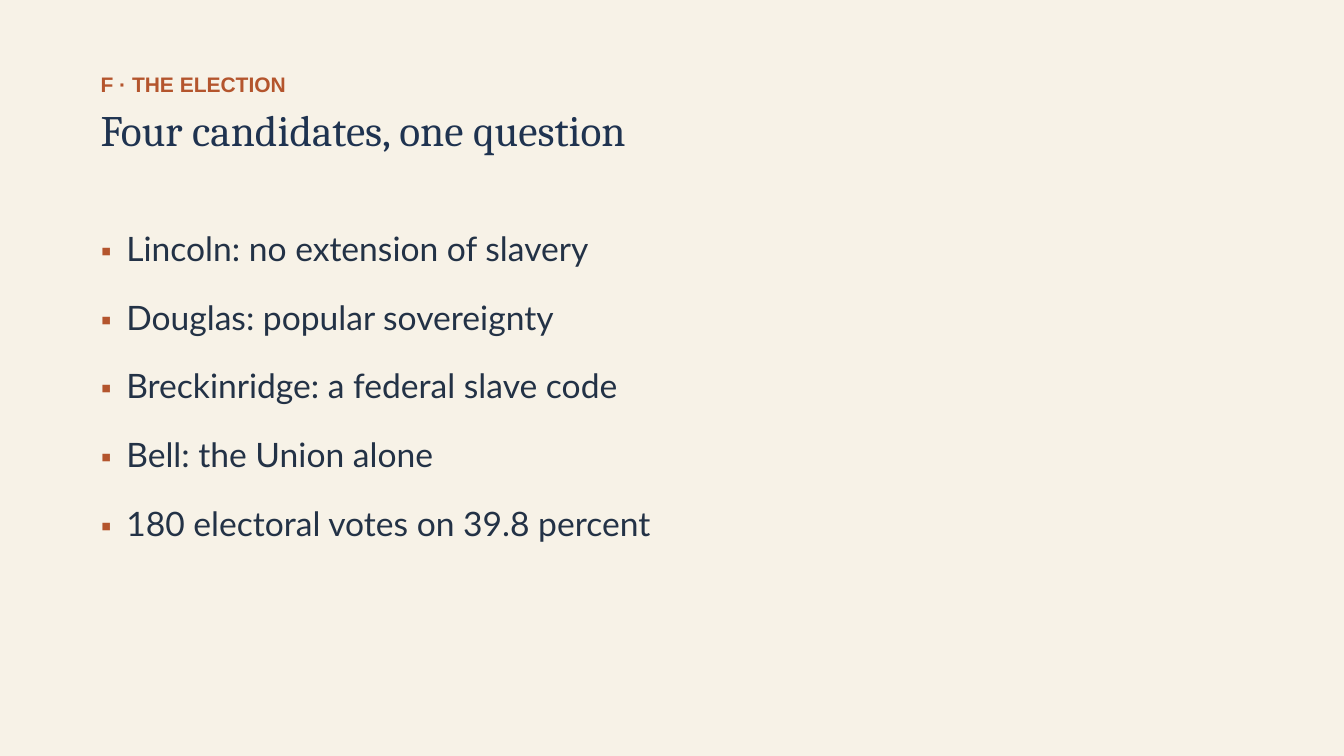
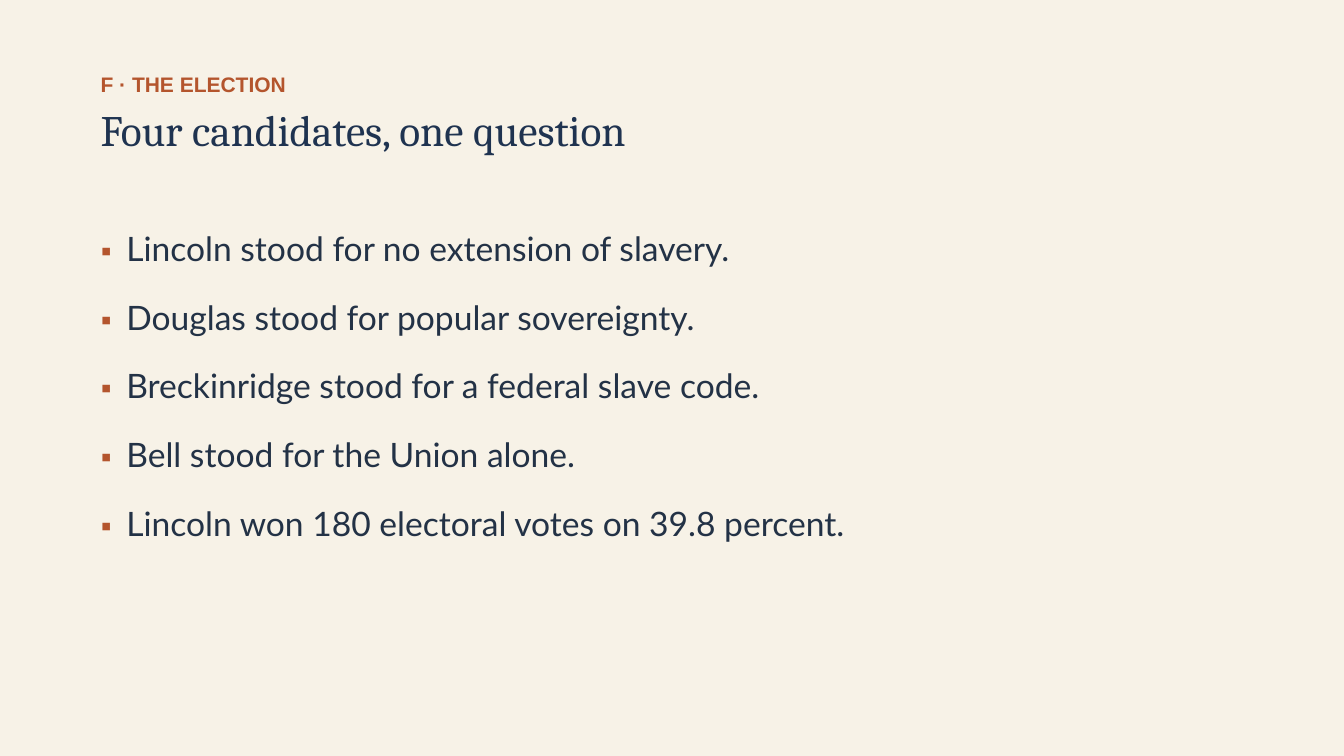
Before and after one commit to ab17gthb/humanities-curriculum-group, a slide deck: slide 19 of sectional-crisis/lesson-05/lesson-05-slides.pptx. Drawn at 1344x756 pixels with LibreOffice and Linux fonts; fonts in the diff are those of the drawing. Boxes give left, top, right and bottom in pixels: in the first picture for what was removed or moved away, otherwise in the second. Text is boxed around its words. In the diff, an @@ line names an element or a change of style, - is before the commit and + after.

```diff
--- a/sectional-crisis/lesson-05/lesson-05-slides.pptx
+++ b/sectional-crisis/lesson-05/lesson-05-slides.pptx
@@ text at (126, 236, 844, 542): text changed @@
-▪ Lincoln: no extension of slavery
-▪ Douglas: popular sovereignty
-▪ Breckinridge: a federal slave code
-▪ Bell: the Union alone
-▪ 180 electoral votes on 39.8 percent
+▪ Lincoln stood for no extension of slavery.
+▪ Douglas stood for popular sovereignty.
+▪ Breckinridge stood for a federal slave code.
+▪ Bell stood for the Union alone.
+▪ Lincoln won 180 electoral votes on 39.8 percent.
```
Also in this commit, not shown: 11 other slides changed, 6 other files.
